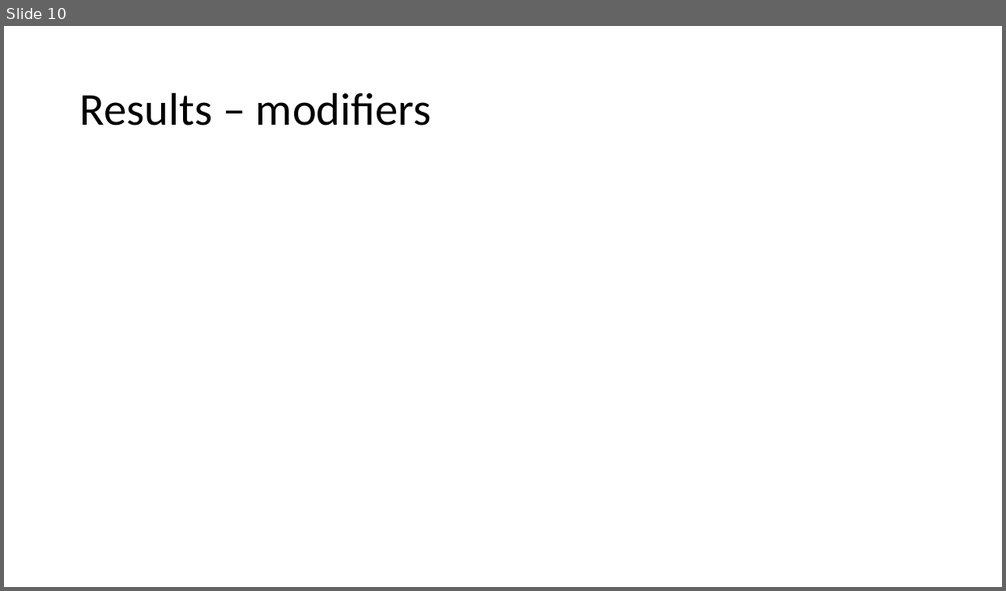
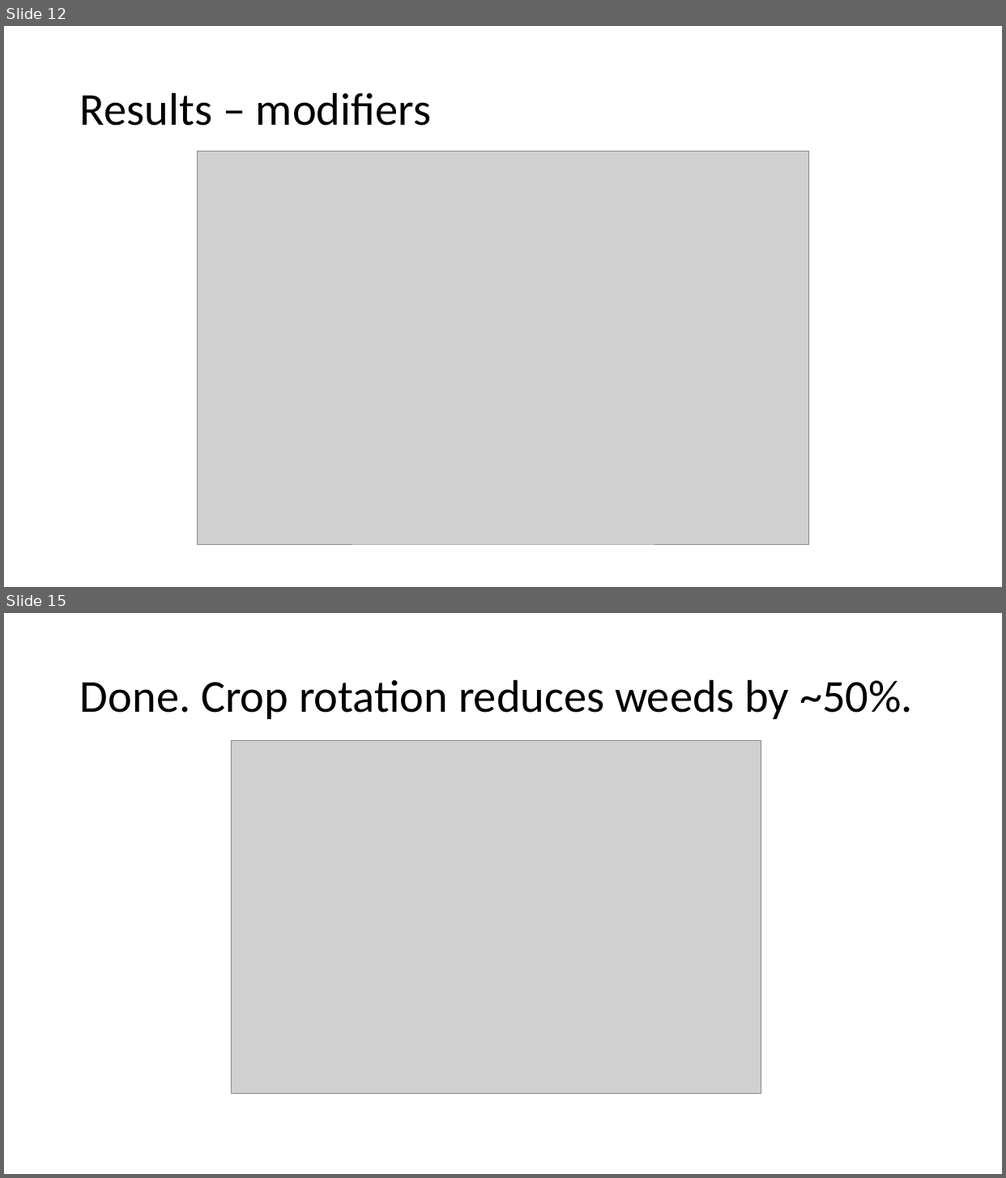
Before and after one commit to EEB698-F2018/analysis-outline-vanichols, a slide deck: Presentation_v1.pptx. Shown one above the other, each under a label of ours: slide 10 before the commit, slides 12 and 15 after it; the slides between them are not shown. The pictures are 1006x591 and 1006x1178 pixels, drawn with LibreOffice and Linux fonts; fonts in the diff are those of the drawing; grey boxes stand for pictures. Boxes give left, top, right and bottom in pixels: in the first picture for what was removed or moved away, otherwise in the second. Text is boxed around its words. In the diff, an @@ line names an element or a change of style, - is before the commit and + after.

Commit message:
Add updated presentation, has figures.

```diff
--- a/Presentation_v1.pptx
+++ b/Presentation_v1.pptx
@@ slide 15 added at [4,613,1002,1174], background #FFFFFF @@
@@ title added at [80,679,913,719], 44 pt, text #000000 @@
+Done. Crop rotation reduces weeds by ~50%.
@@ picture added at [231,740,761,1093] @@
@@ what was slide 10 is now slide 12 @@
@@ slide 12 changed as well @@
@@ picture added at [197,151,809,544] @@
```
Also in this commit, not shown: 9 other slides changed, 3 other slides added.
